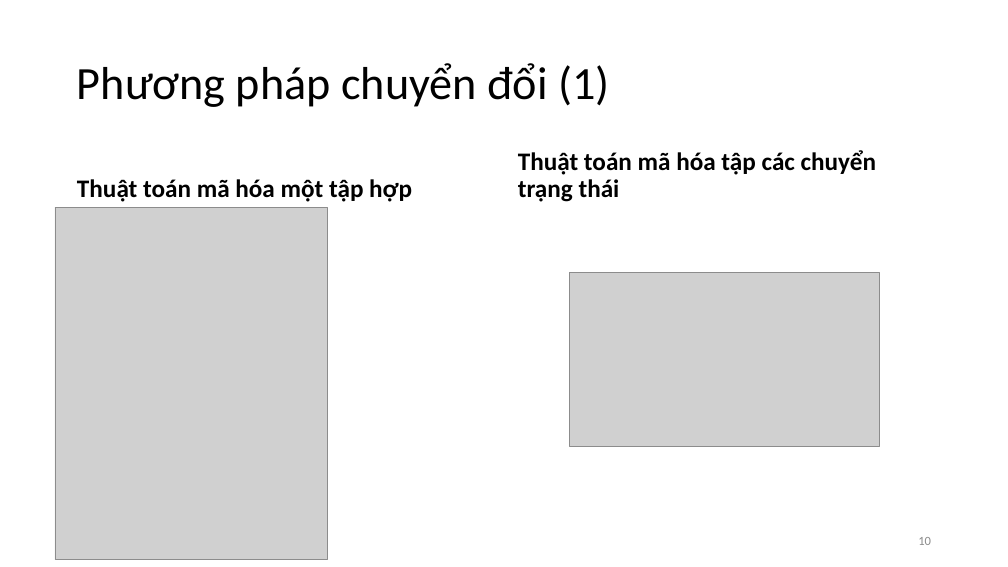
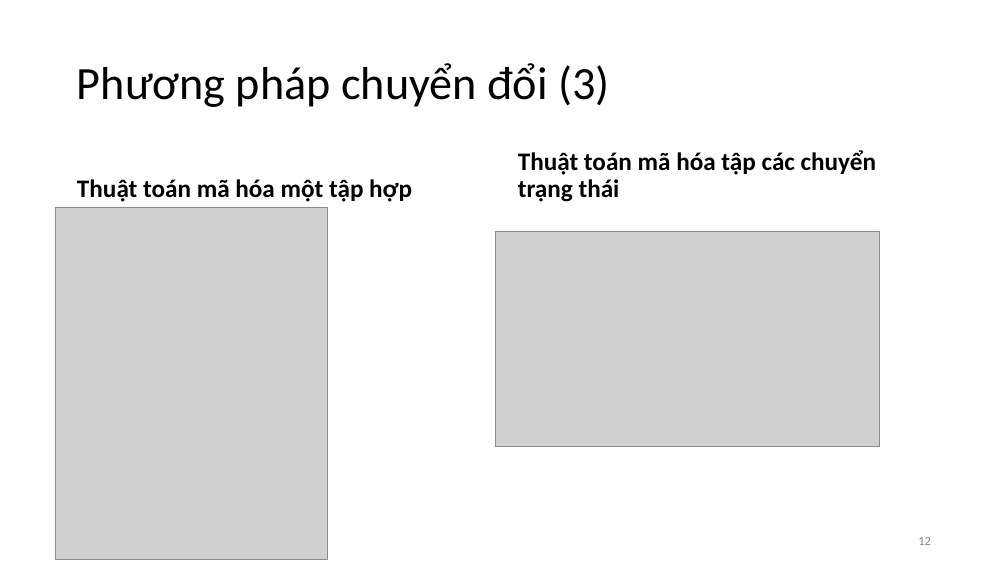
Before and after one commit to hunglv54/master, a slide deck: slide 12 of slide/hunglv_BaoCaoTienDo.pptx (slide 10 before the commit). Drawn at 1008x567 pixels with LibreOffice and Linux fonts; fonts in the diff are those of the drawing; grey boxes stand for pictures. Boxes give left, top, right and bottom in pixels: in the first picture for what was removed or moved away, otherwise in the second. Text is boxed around its words. In the diff, an @@ line names an element or a change of style, - is before the commit and + after.

```diff
--- a/slide/hunglv_BaoCaoTienDo.pptx
+++ b/slide/hunglv_BaoCaoTienDo.pptx
@@ title at bbox=[77, 63, 609, 107]: text changed @@
-Phương pháp chuyển đổi (1)
+Phương pháp chuyển đổi (3)
@@ picture: place and size @@
-picture at bbox=[570, 273, 879, 446]
+picture at bbox=[496, 231, 879, 446]
@@ page number at bbox=[918, 537, 931, 545]: text changed @@
-10
+12
```
Also in this commit, not shown: 9 other slides changed, 3 slides added, 30 other files.
